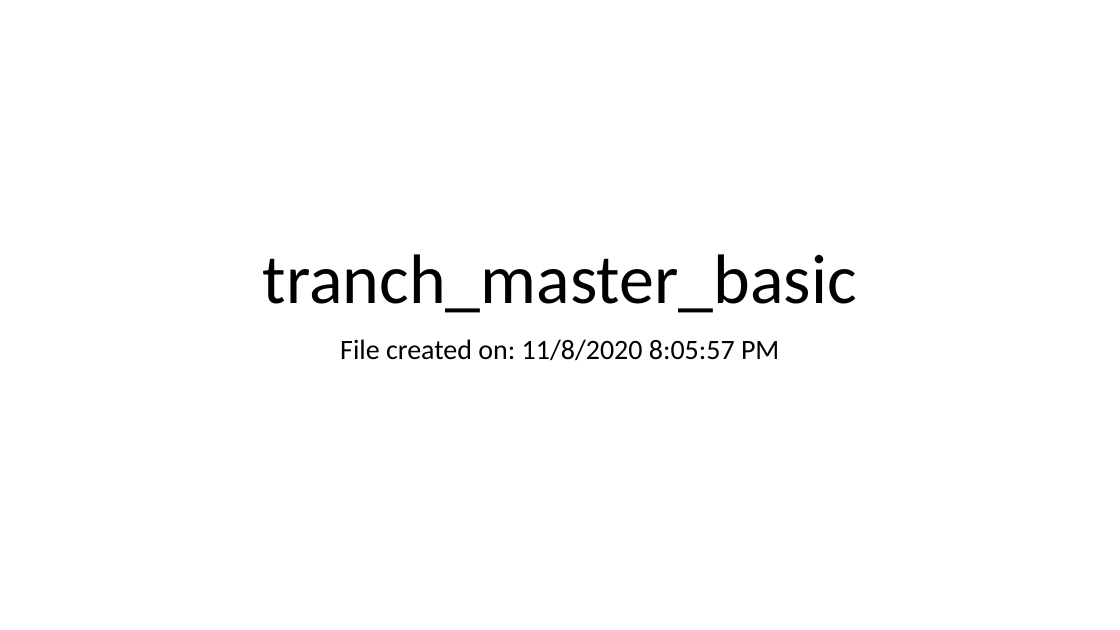
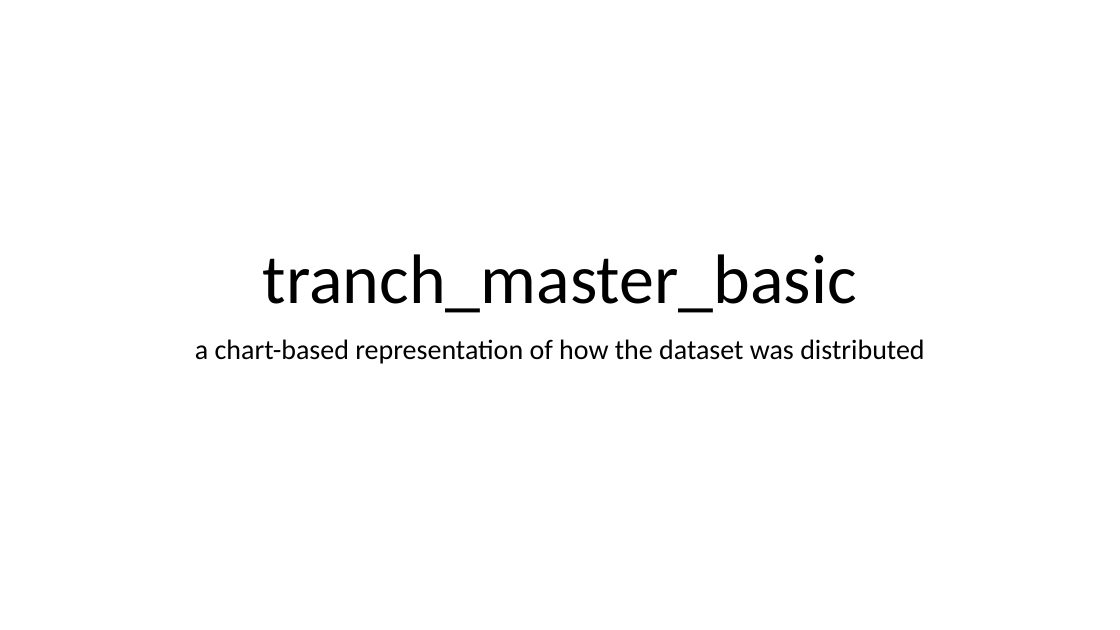
Before and after one commit to rohansanjay/lookdeep-img-classifier, a slide deck: slide 1 of datasets/tranch_master_basic.pptx. Drawn at 1120x630 pixels with LibreOffice and Linux fonts; fonts in the diff are those of the drawing. Boxes give left, top, right and bottom in pixels: in the first picture for what was removed or moved away, otherwise in the second. Text is boxed around its words. In the diff, an @@ line names an element or a change of style, - is before the commit and + after.

```diff
--- a/datasets/tranch_master_basic.pptx
+++ b/datasets/tranch_master_basic.pptx
@@ subtitle at (x1=195, y1=339, x2=924, y2=364): text changed @@
-File created on: 11/8/2020 8:05:57 PM
+a chart-based representation of how the dataset was distributed
```
Also in this commit, not shown: 1 slide added, 1 other file.
